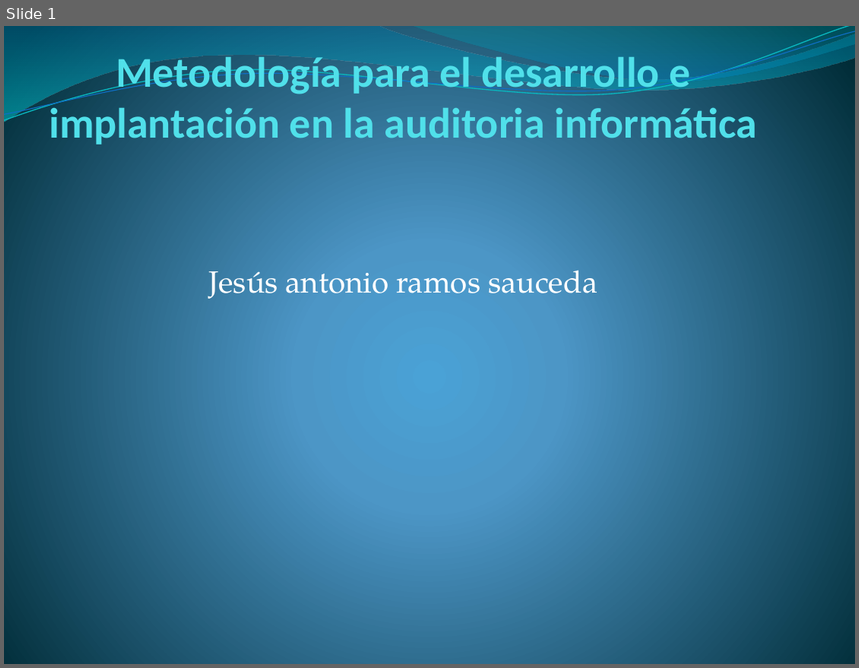
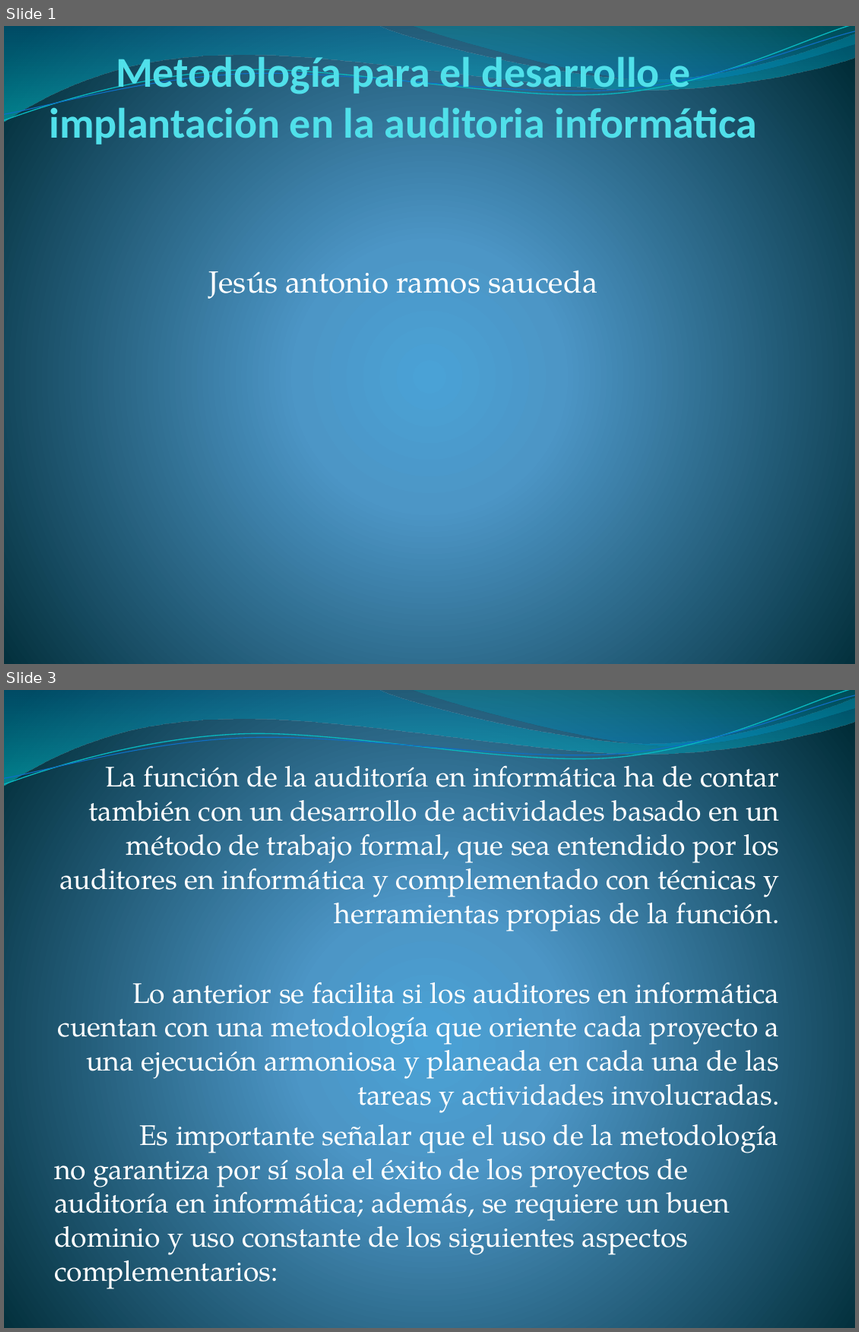
Before and after one commit to lc850/auditoria, a slide deck: Metodología para el desarrollo e implantación en la.pptx. Shown one above the other, each under a label of ours: slide 1 before the commit, slides 1 and 3 after it; the slides between them are not shown. The pictures are 859x668 and 859x1332 pixels, drawn with LibreOffice and Linux fonts; fonts in the diff are those of the drawing. Boxes give left, top, right and bottom in pixels: in the first picture for what was removed or moved away, otherwise in the second. Text is boxed around its words. In the diff, an @@ line names an element or a change of style, - is before the commit and + after.

```diff
--- a/Metodología para el desarrollo e implantación en la.pptx
+++ b/Metodología para el desarrollo e implantación en la.pptx
@@ slide 3 added at (x1=4, y1=690, x2=855, y2=1328), background gradient #4AA0D6 to #4C98C7 to #002C38; not listed: 4 template elements that a slide beside it also shows @@
@@ subtitle added at (x1=54, y1=757, x2=780, y2=1292), 24.1 pt, text #FFFFFF @@
+La función de la auditoría en informática ha de contar también con un desarrollo de actividades basado en un método de trabajo formal, que sea entendido por los auditores en informática y complementado con técnicas y herramientas propias de la función.
+Lo anterior se facilita si los auditores en informática cuentan con una metodología que oriente cada proyecto a una ejecución armoniosa y planeada en cada una de las tareas y actividades involucradas.
+Es importante señalar que el uso de la metodología no garantiza por sí sola el éxito de los proyectos de auditoría en informática; además, se requiere un buen dominio y uso constante de los siguientes aspectos complementarios:
```
Also in this commit, not shown: 2 other slides added.
